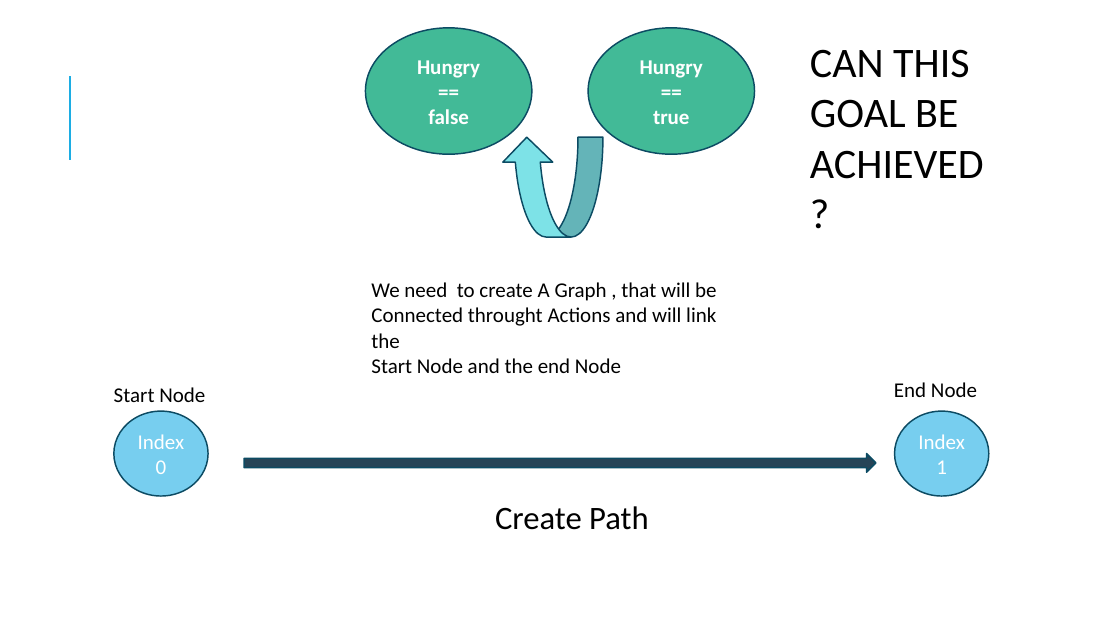
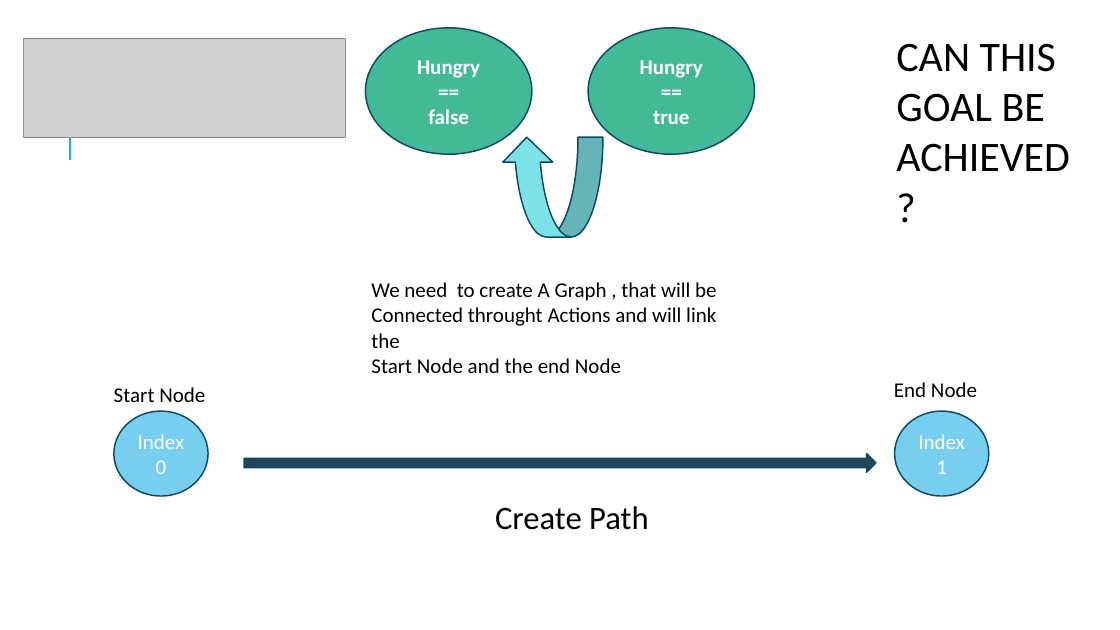
Before and after one commit to miguecrea/GOAP_RETAKE_PART_2, a slide deck: slide 17 of GPP_ZombieAI_Lozano_Miguel_2DAE10.pptx (slide 7 before the commit). Drawn at 1120x630 pixels with LibreOffice and Linux fonts; fonts in the diff are those of the drawing; grey boxes stand for pictures. Boxes give left, top, right and bottom in pixels: in the first picture for what was removed or moved away, otherwise in the second. Text is boxed around its words. In the diff, an @@ line names an element or a change of style, - is before the commit and + after.

```diff
--- a/GPP_ZombieAI_Lozano_Miguel_2DAE10.pptx
+++ b/GPP_ZombieAI_Lozano_Miguel_2DAE10.pptx
@@ text "CAN THIS GOAL BE ACHIEVED ...": place and size @@
-text "CAN THIS GOAL BE ACHIEVED ..." at [810, 49, 984, 179]
+text "CAN THIS GOAL BE ACHIEVED ..." at [896, 43, 1070, 172]
@@ picture added at [24, 39, 345, 137] @@
```
Also in this commit, not shown: 1 other slide changed, 10 slides added, 2 slides removed, 12 other files.
